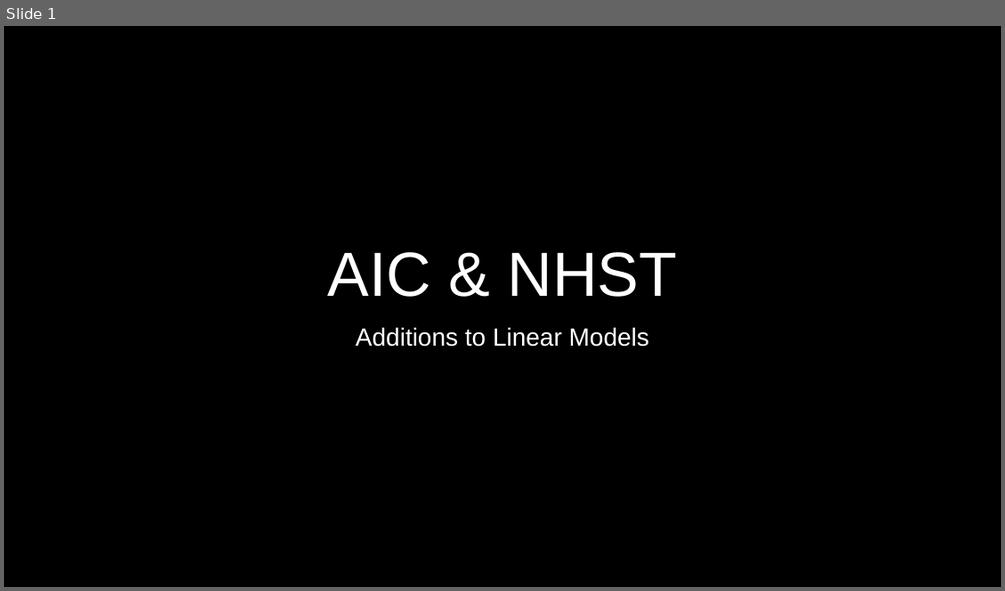
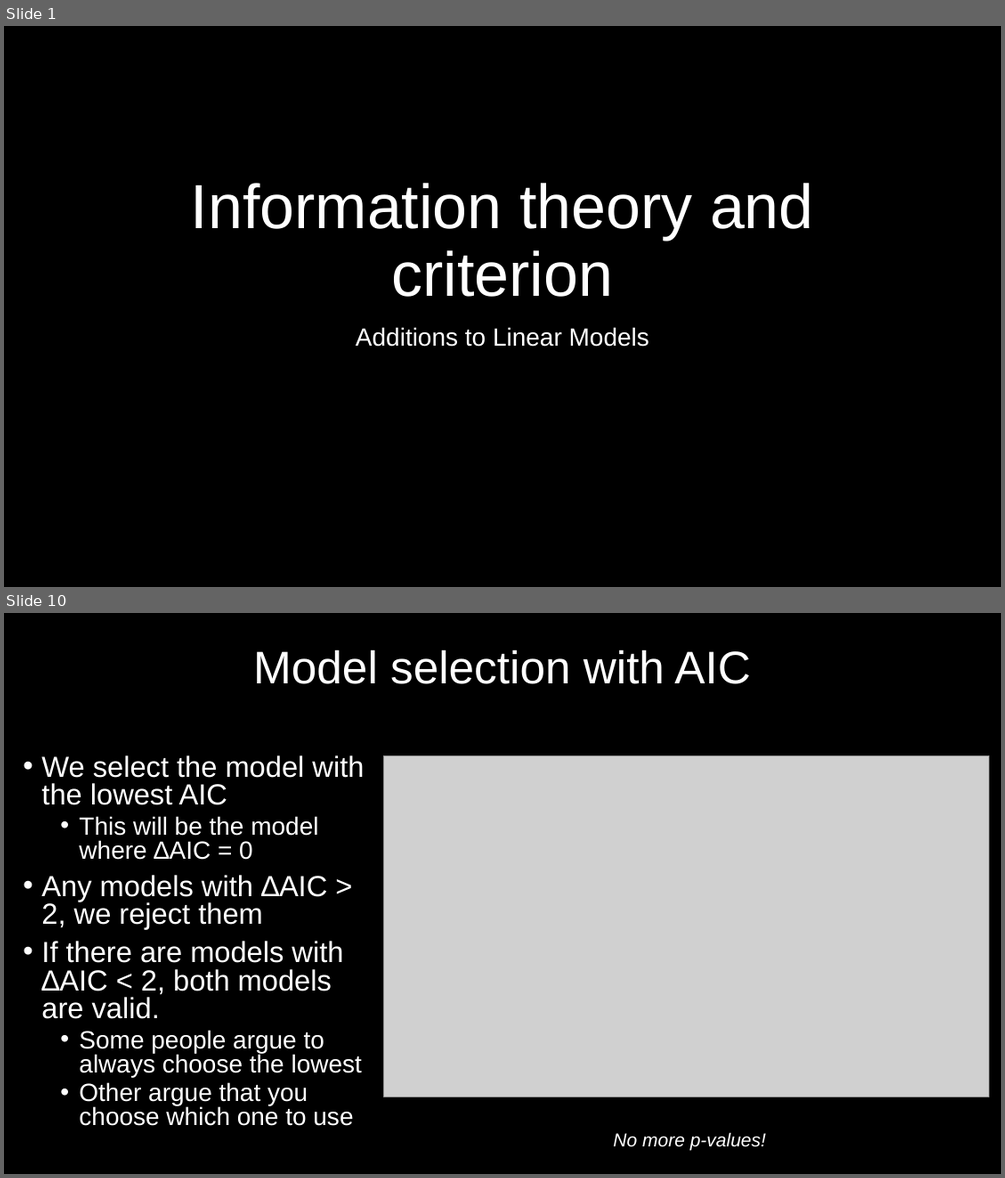
Before and after one commit to DeonRoos/stats-for-biologists, a slide deck: Lectures/Lecture 09.2 AIC.pptx. Shown one above the other, each under a label of ours: slide 1 before the commit, slides 1 and 10 after it; the slides between them are not shown. The pictures are 1005x591 and 1005x1178 pixels, drawn with LibreOffice and Linux fonts; fonts in the diff are those of the drawing; grey boxes stand for pictures. Boxes give left, top, right and bottom in pixels: in the first picture for what was removed or moved away, otherwise in the second. Text is boxed around its words. In the diff, an @@ line names an element or a change of style, - is before the commit and + after.

```diff
--- a/Lectures/Lecture 09.2 AIC.pptx
+++ b/Lectures/Lecture 09.2 AIC.pptx
@@ slide 10 added at bbox=[4, 613, 1001, 1174], background #000000 @@
@@ title added at bbox=[253, 649, 750, 684], 44 pt, text #FFFFFF @@
+Model selection with AIC
@@ text added at bbox=[41, 755, 364, 1126], 28 pt, text #FFFFFF @@
+• We select the model with the lowest AIC
+  • This will be the model where ∆AIC = 0
+• Any models with ∆AIC > 2, we reject them
+• If there are models with ∆AIC < 2, both models are valid.
+  • Some people argue to always choose the lowest
+  • Other argue that you choose which one to use
@@ picture added at bbox=[383, 755, 989, 1097] @@
@@ text added at bbox=[613, 1132, 766, 1151], 18 pt, text #FFFFFF, italic @@
+No more p-values!
@@ slide 1 changed as well @@
@@ title at bbox=[191, 183, 814, 297]: text changed @@
-AIC & NHST
+Information theory and criterion
```
Also in this commit, not shown: 10 other slides added, 4 slides removed, 13 other files.
